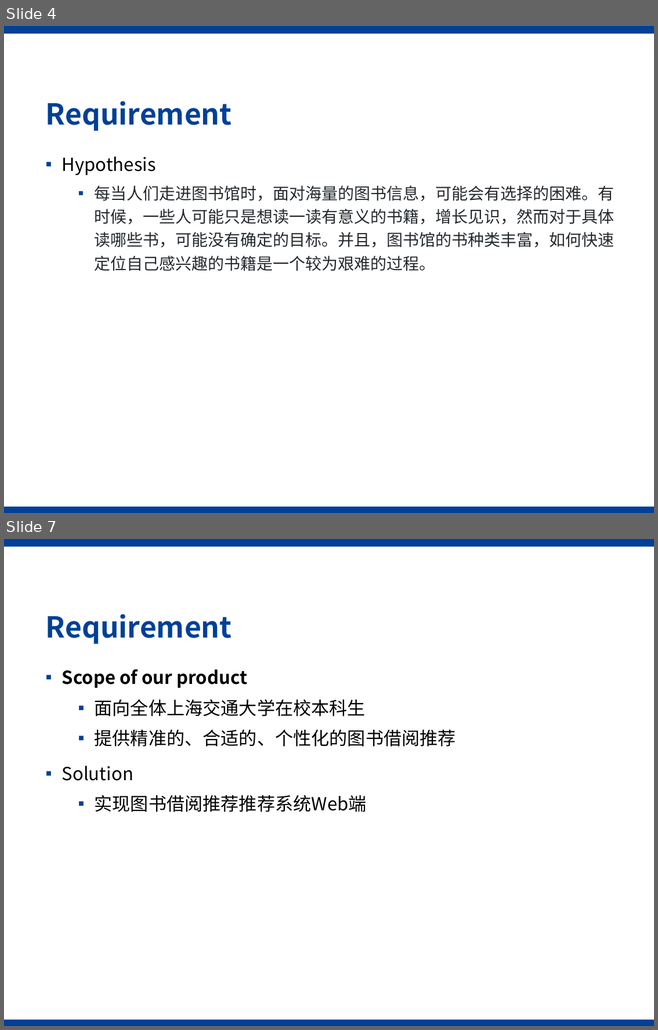
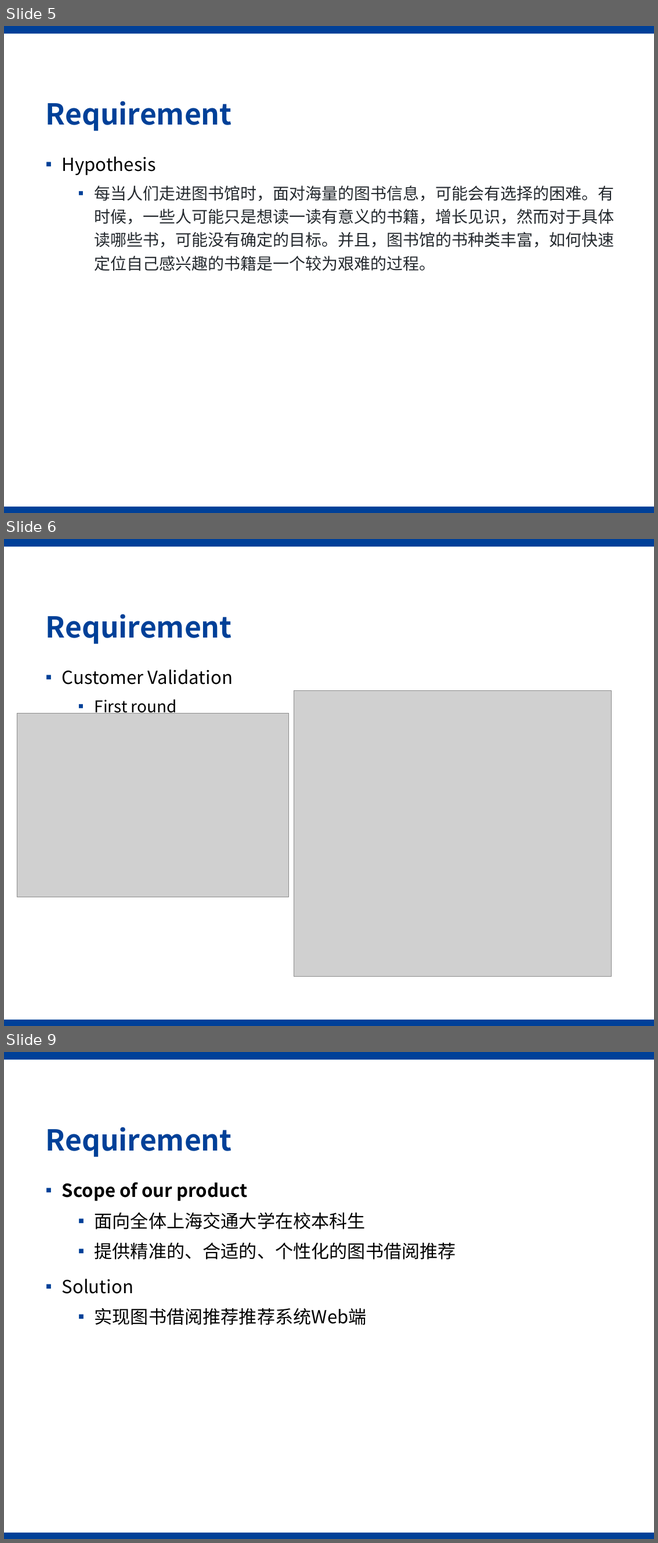
Before and after one commit to devotedtaylor/myRepo, a slide deck: 软件创新课程演示.pptx. Shown one above the other, each under a label of ours: slides 4 and 7 before the commit, slides 5, 6 and 9 after it; the slides between them are not shown. The pictures are 658x1030 and 658x1543 pixels, drawn with LibreOffice and Linux fonts; fonts in the diff are those of the drawing; grey boxes stand for pictures; background and template pictures are left out. Boxes give left, top, right and bottom in pixels: in the first picture for what was removed or moved away, otherwise in the second. Text is boxed around its words. In the diff, an @@ line names an element or a change of style, - is before the commit and + after.

```diff
--- a/软件创新课程演示.pptx
+++ b/软件创新课程演示.pptx
@@ slide 6 added at (4,539,654,1026), background #FFFFFF; not listed: 2 template elements that a slide beside it also shows @@
@@ title added at (46,614,232,644), 32 pt, text #004098, bold @@
+Requirement
@@ text added at (62,669,233,717), 20 pt, text #000000 @@
+▪ Customer Validation
+  ▪ First round
@@ picture added at (294,690,611,977) @@
@@ picture added at (17,713,289,897) @@
@@ what was slide 4 is now slide 5 @@
@@ what was slide 7 is now slide 9 @@
```
Also in this commit, not shown: 3 slides changed, 2 other slides added, 1 slide removed.
